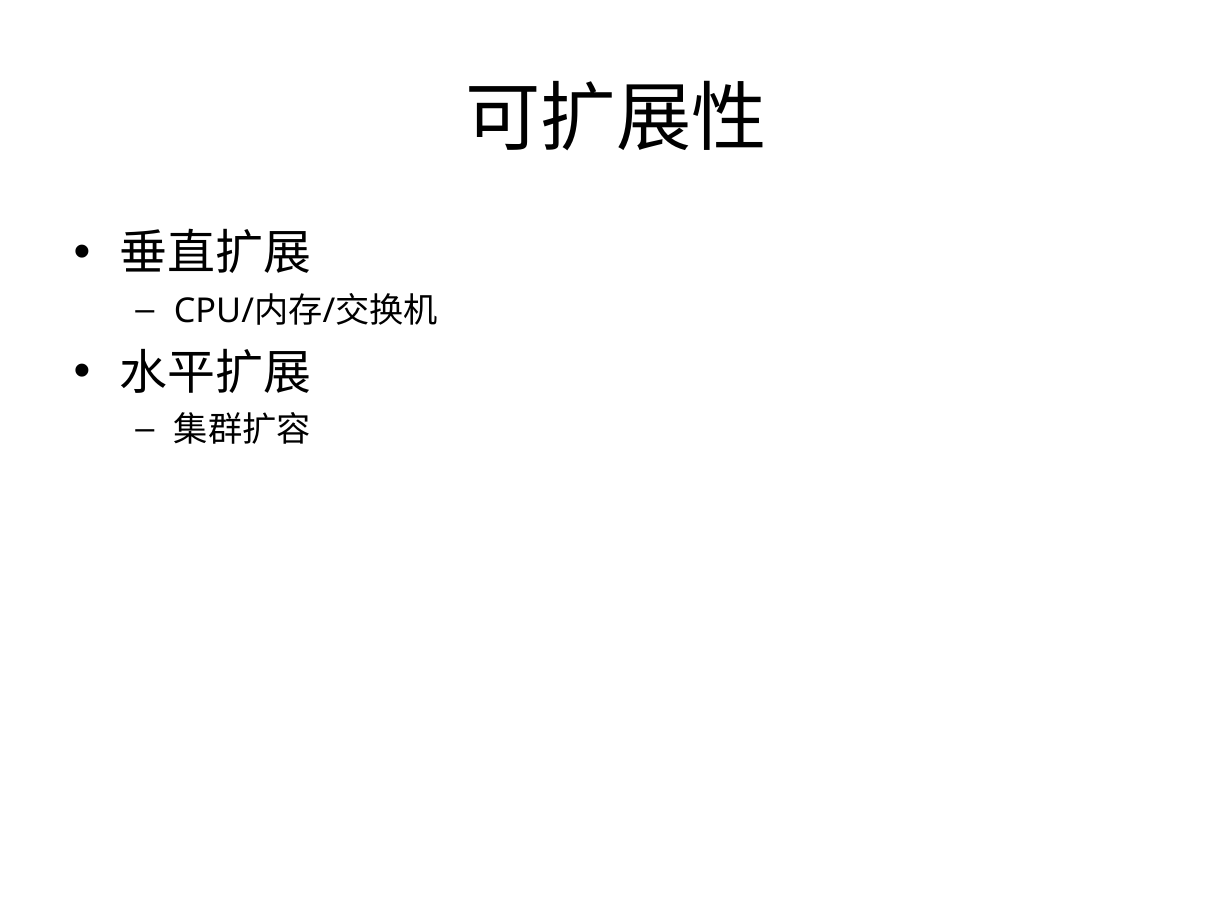
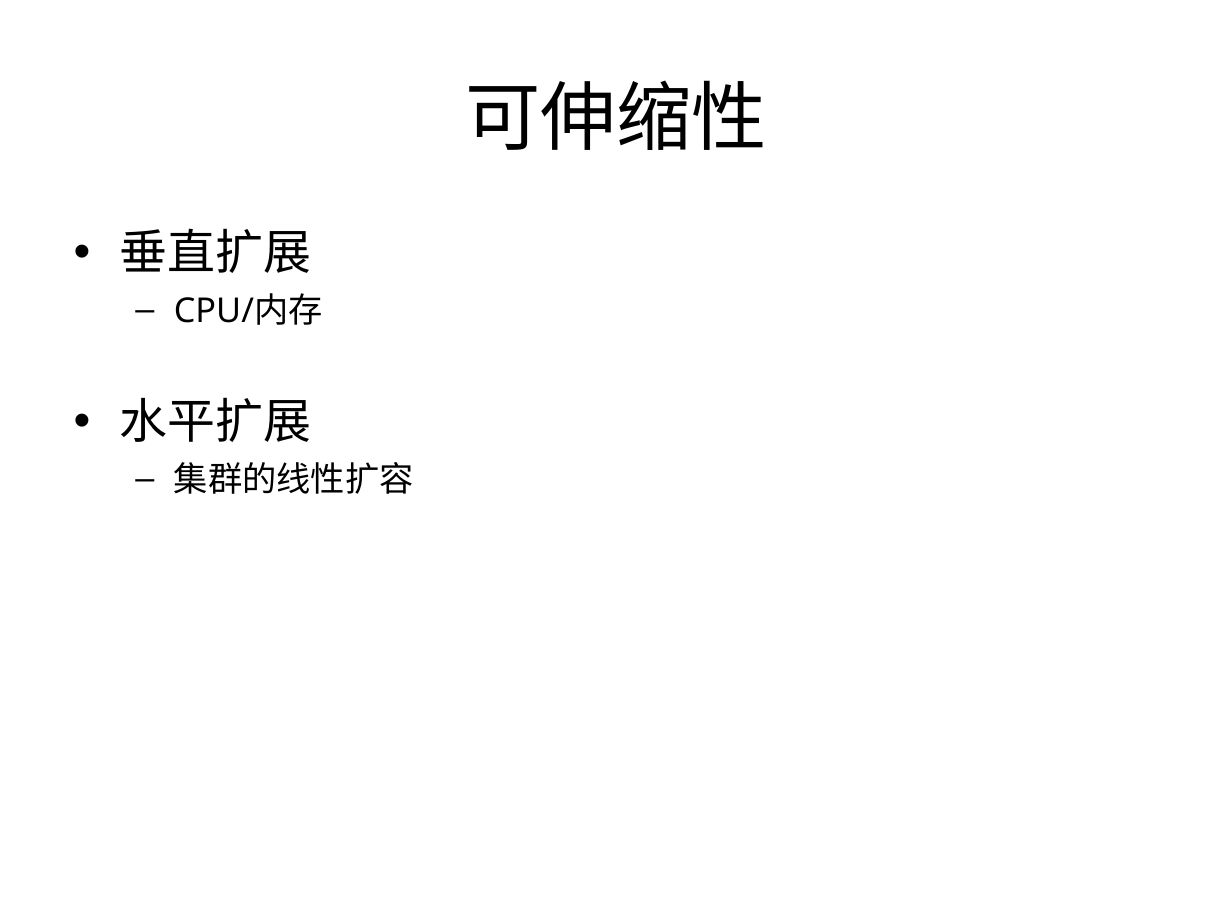
Before and after one commit to proxyio/xio, a slide deck: slide 17 of docs/PROXYIO.ppt (slide 12 before the commit). Drawn at 1232x924 pixels with LibreOffice and Linux fonts; fonts in the diff are those of the drawing. Boxes give left, top, right and bottom in pixels: in the first picture for what was removed or moved away, otherwise in the second. Text is boxed around its words. In the diff, an @@ line names an element or a change of style, - is before the commit and + after.

```diff
--- a/docs/PROXYIO.ppt
+++ b/docs/PROXYIO.ppt
@@ title at (465,80,766,150): text changed @@
-可扩展性
+可伸缩性
@@ text at (174,293,323,325): text changed @@
-  – CPU/内存/交换机
+  – CPU/内存
@@ text at (174,462,414,494): text changed @@
-  – 集群扩容
+  – 集群的线性扩容
```
Also in this commit, not shown: 11 other slides changed, 12 slides added.
